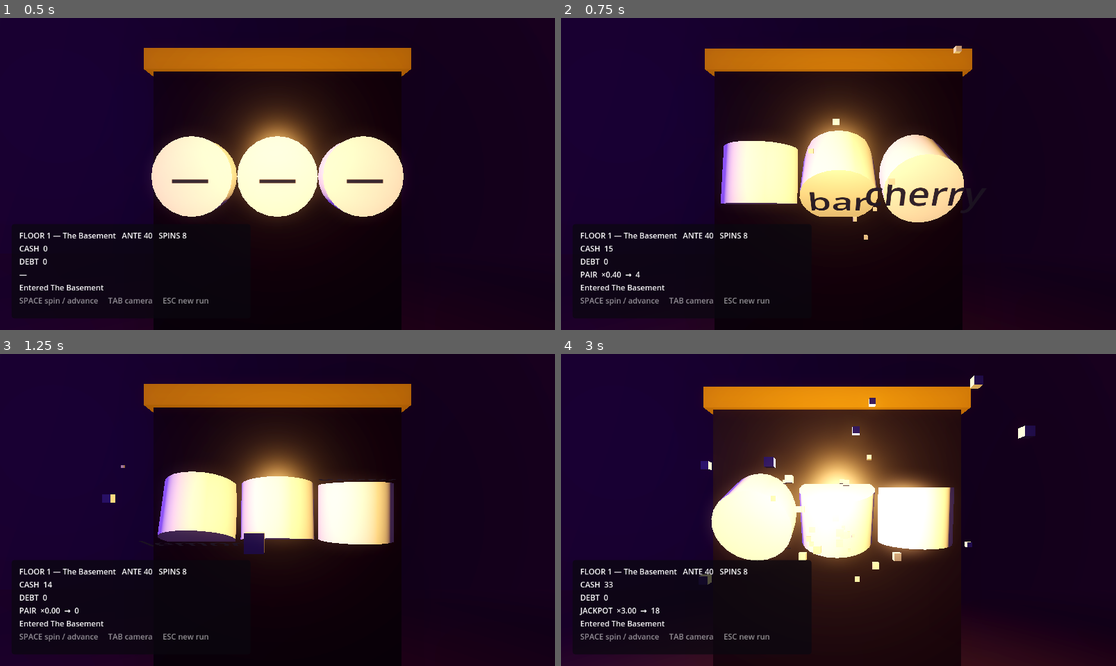
Above: before the commit, frames 1-4 (two rows, left to right).
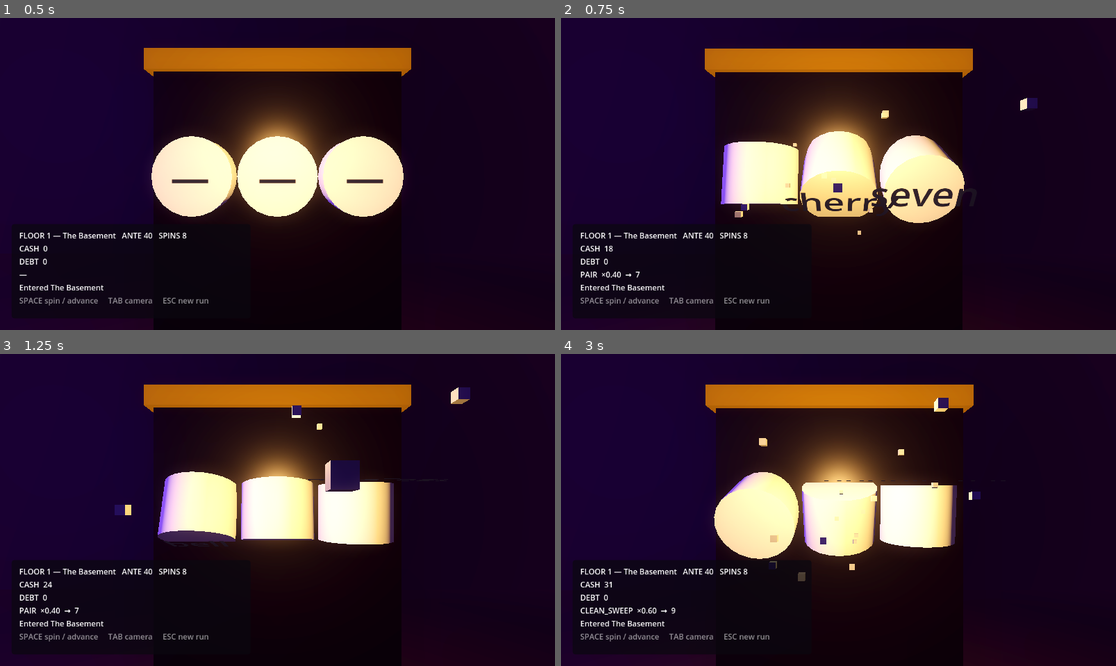
Above: after the commit, the same moments.

Repository: 11wallial/mum-birthday-weekend
Game: Godot game, scene res://scenes/3d/casino_room.tscn
The game is run twice, just before and just after one commit, with the same random seed, the same clock (stepped at 60 frames per second) and the same inputs.
Inputs:
- Up to frame 1 (0.5 s): no input
- Up to frame 2 (0.75 s): tap Enter (ui_accept) at 0.5 s
- Up to frame 3 (1.25 s): tap Enter (ui_accept) at 0.77 s
- Up to frame 4 (3 s): tap Enter (ui_accept) at 1.52, 2.75 s

Frame 1 is identical in both runs. In frame 2, 1.8% of the frame differs, in the area x 8-86%, y 8-100%; in frame 3, 1.5%; in frame 4, 19%, in the area x 3-86%, y 6-100%.

Commit message:
Draw reel symbols from the seeded stream, not the global RNG
RngStream.weighted_index called randi_range(1, total) unqualified. That
binds to the @GlobalScope utility rather than to the method declared ten
lines above it, so every reel draw came from Godot's unseeded global RNG:
runs were not reproducible, and RunState.reel_rng.draws stayed at 0 while
spins were happening.

Determinism is the property the balance pipeline rests on, so this was
not a cosmetic bug — the Monte Carlo batches were sampling a different
game each time they ran.

Renamed the methods to next_int / next_float so no internal caller can
fall through to a global again, and documented why the names avoid the
built-ins.

The existing suites passed throughout: external calls (a.next_int(...))
did reach the method, which is exactly what hid it. Added the two guards
that would have caught it — weighted_index replaying identically across
two same-seeded streams, and a run consuming at least one reel draw per
spin.

Co-Authored-By: Claude Opus 5 <noreply@anthropic.com>
Claude-Session: https://claude.ai/code/session_01QE67eTNkeMzNdUncixHbtk

Diff:
--- a/break-the-bank/scripts/simulation/rng_stream.gd
+++ b/break-the-bank/scripts/simulation/rng_stream.gd
@@ -33,12 +33,19 @@
 
 
 ## Returns an integer in [param from]..[param to] inclusive.
-func randi_range(from: int, to: int) -> int:
+##
+## Deliberately not named [code]randi_range[/code]: an unqualified call to a
+## method sharing a @GlobalScope utility's name binds to the global, so an
+## internal caller would silently draw from Godot's unseeded global RNG instead
+## of this stream. Every draw here must go through one seeded generator.
+func next_int(from: int, to: int) -> int:
 	draws += 1
 	return _rng.randi_range(from, to)
 
 
-func randf() -> float:
+## Returns a float in 0.0..1.0. Named to avoid the @GlobalScope [code]randf[/code],
+## for the same reason as [method next_int].
+func next_float() -> float:
 	draws += 1
 	return _rng.randf()
 
@@ -50,7 +57,7 @@
 		total += maxi(w, 0)
 	if total <= 0:
 		return -1
-	var roll: int = randi_range(1, total)
+	var roll: int = next_int(1, total)
 	var running: int = 0
 	for i: int in weights.size():
 		running += maxi(weights[i], 0)
--- a/break-the-bank/scripts/simulation/sim_engine.gd
+++ b/break-the-bank/scripts/simulation/sim_engine.gd
@@ -204,7 +204,7 @@
 	var offers: Array[ArtifactDef] = []
 	var slots: int = mini(floor_def.shop_slots, pool.size())
 	for i: int in slots:
-		var index: int = state.shop_rng.randi_range(0, pool.size() - 1)
+		var index: int = state.shop_rng.next_int(0, pool.size() - 1)
 		offers.append(pool[index])
 		pool.remove_at(index)
 	return offers
--- a/break-the-bank/tests/simulation/test_determinism.gd
+++ b/break-the-bank/tests/simulation/test_determinism.gd
@@ -30,6 +30,15 @@
 		assert_str(String(state.end_reason)).is_not_equal("nonterminating")
 
 
+func test_spins_consume_the_seeded_reel_stream() -> void:
+	# A run whose reels never touch reel_rng is drawing from somewhere else, and
+	# nothing above this line would notice: the snapshots would still match in
+	# shape while the money diverged.
+	var state: RunState = _engine().simulate_run(7)
+	assert_int(state.spins_taken).is_greater(0)
+	assert_int(state.reel_rng.draws).is_greater_equal(state.spins_taken)
+
+
 func test_a_muted_bus_records_nothing() -> void:
 	var bus: EffectBus = EffectBus.new()
 	bus.muted = true
--- a/break-the-bank/tests/unit/test_rng_stream.gd
+++ b/break-the-bank/tests/unit/test_rng_stream.gd
@@ -5,18 +5,18 @@
 	var a: RngStream = RngStream.new(1234, &"reels")
 	var b: RngStream = RngStream.new(1234, &"reels")
 	for i: int in 50:
-		assert_int(a.randi_range(0, 999)).is_equal(b.randi_range(0, 999))
+		assert_int(a.next_int(0, 999)).is_equal(b.next_int(0, 999))
 
 
 func test_named_streams_are_independent() -> void:
 	# The point of named streams: burning shop draws must not shift the reels.
 	var reels_a: RngStream = RngStream.new(99, &"reels")
 	var shop: RngStream = RngStream.new(99, &"shop")
-	var first: int = reels_a.randi_range(0, 1000000)
+	var first: int = reels_a.next_int(0, 1000000)
 	for i: int in 25:
-		shop.randi_range(0, 1000000)
+		shop.next_int(0, 1000000)
 	var reels_b: RngStream = RngStream.new(99, &"reels")
-	assert_int(reels_b.randi_range(0, 1000000)).is_equal(first)
+	assert_int(reels_b.next_int(0, 1000000)).is_equal(first)
 
 
 func test_different_names_derive_different_seeds() -> void:
@@ -38,8 +38,19 @@
 	assert_int(RngStream.new(5, &"t").weighted_index(PackedInt32Array([0, 0]))).is_equal(-1)
 
 
+func test_weighted_index_draws_from_this_stream_not_the_global_rng() -> void:
+	# Regression: weighted_index once called the @GlobalScope randi_range instead
+	# of its own method, so reel draws came from Godot's unseeded global RNG.
+	var weights: PackedInt32Array = PackedInt32Array([3, 5, 7])
+	var a: RngStream = RngStream.new(31337, &"reels")
+	var b: RngStream = RngStream.new(31337, &"reels")
+	for i: int in 100:
+		assert_int(a.weighted_index(weights)).is_equal(b.weighted_index(weights))
+	assert_int(a.draws).is_equal(100)
+
+
 func test_draw_count_is_tracked() -> void:
 	var rng: RngStream = RngStream.new(5, &"t")
-	rng.randi_range(0, 1)
-	rng.randf()
+	rng.next_int(0, 1)
+	rng.next_float()
 	assert_int(rng.draws).is_equal(2)
Not shown, changed: break-the-bank/.claude/CLAUDE.md
